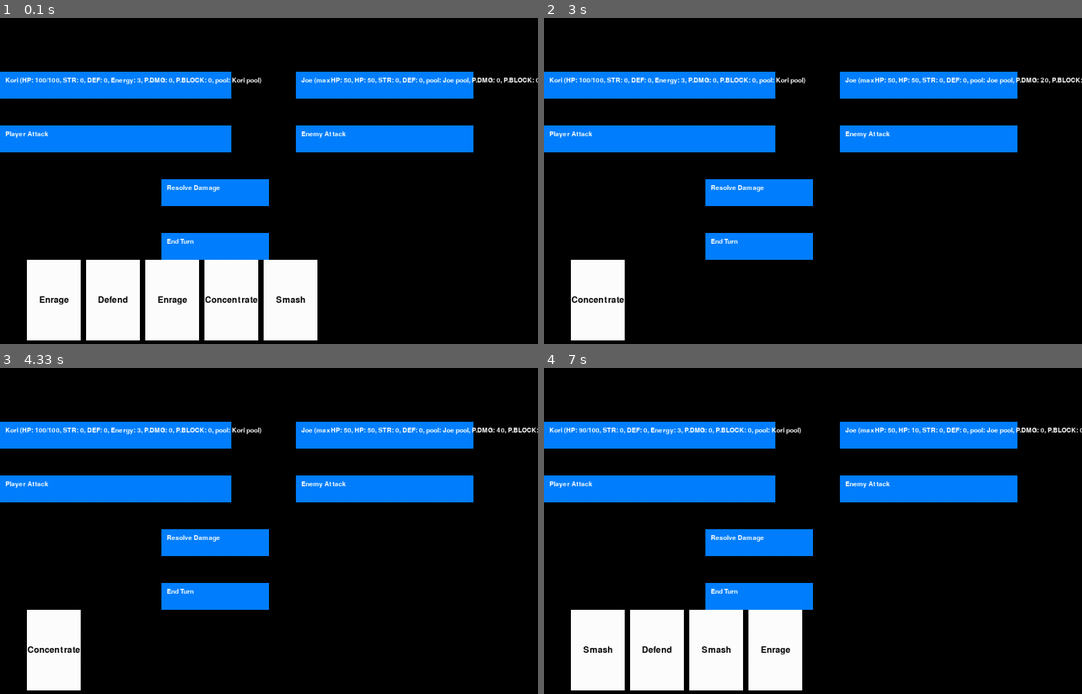
Above: before the commit, frames 1-4 (two rows, left to right).
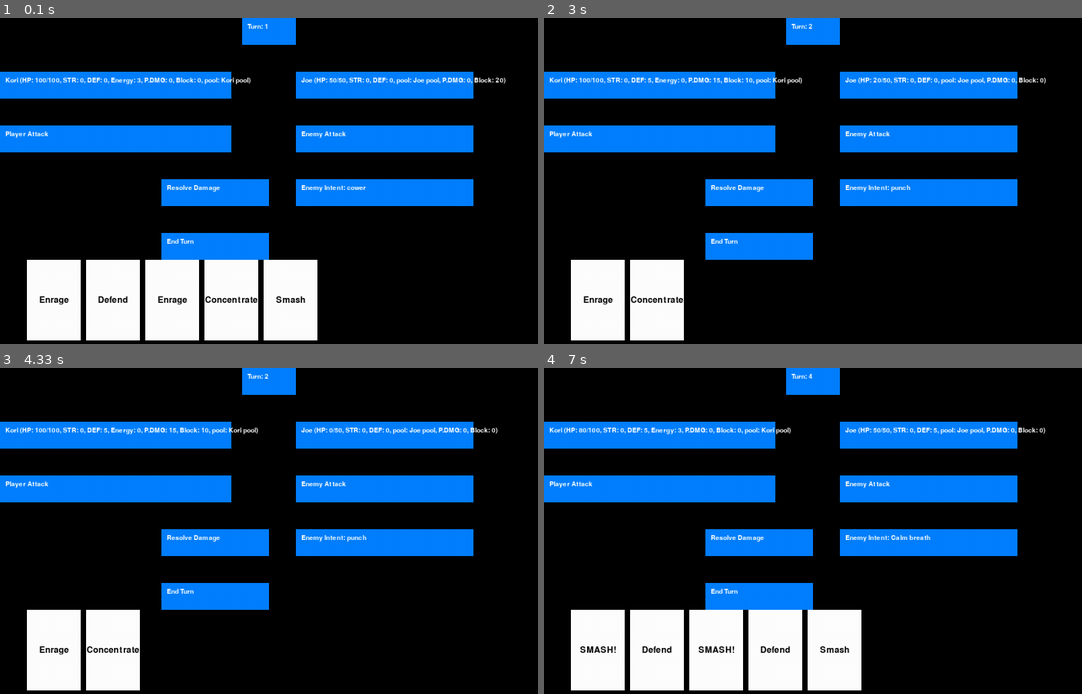
Above: after the commit, the same moments.

Repository: GiveMeToust/Smashing_Time
Game: pygame game, started from Smashing_Time.py
The game is run twice, just before and just after one commit, with the same random seed, the same clock (stepped at 60 frames per second) and the same inputs.
Inputs (mouse positions are in pixels of both pictures, inside the frame that each line leads up to):
- Up to frame 1 (0.1 s): no input
- Up to frame 2 (3 s): click (791, 252) at 0.38 s; click (813, 262) at 0.72 s; click (646, 334) at 1.05 s; click "Player Attack" at 1.38 s; click (683, 148) at 1.72 s; click "Concentrate" at 2.55 s; click "Enrage" at 2.88 s
- Up to frame 3 (4.33 s): click (64, 488) at 3.22 s; click "Player Attack" at 4.05 s
- Up to frame 4 (7 s): click (931, 478) at 4.38 s; click "Resolve Damage" at 5.22 s; click "End Turn" at 6.55 s; click "Defend" at 6.88 s

The runs differ from the first frame. In frame 1, 4.2% of the frame differs, in the area x 32-100%, y 0-58%; in frame 2, 6.8%; in frame 3, 6.8%; in frame 4, 7.1%, in the area x 6-100%, y 0-99%.

Commit message:
Update Smashing_Time.py

Diff:
--- a/Smashing_Time.py
+++ b/Smashing_Time.py
@@ -1,5 +1,6 @@
 import random
 from tkinter import font
+import copy
 import pygame
 import sys
 
@@ -14,7 +15,7 @@
 hand = []
 turn_count =  1
 
-print("hello world 2")
+print("hello world 5")
 
 
 
@@ -23,38 +24,42 @@
 
 
 class move:
-    def __init__(self, name, type, power):
+    def __init__(self, name, power, type, cost):
         self.name = name
+        self.power = power
         self.type = type
-        self.power = power
-
-    def __repr__(self):
-        return f"{self.name} (type: {self.type}, power: {self.power})"
+        self.cost = cost
+
+    def __repr__(self):
+        return f"{self.name} (type: {self.type}, power: {self.power}, cost: {self.cost})"
 
 
 Kori_pool = [
-    move("Smash", 10, "attack"),
-    move("Smash", 10, "attack"),
-    move("Smash", 10, "attack"),
-    move("Defend", 10, "defend"),
-    move("Defend", 10, "defend"),
-    move("Defend", 10, "defend"),
-    move("SMASH!", 20, "attack"),
-    move("Enrage", 5, "STR-up"),
-    move("Concentrate", 5, "DEF-up")
+    move("Smash", 10, "attack", 1),
+    move("Smash", 10, "attack", 1),
+    move("Smash", 10, "attack", 1),
+    move("Defend", 10, "defend", 1),
+    move("Defend", 10, "defend", 1),
+    move("Defend", 10, "defend", 1),
+    move("SMASH!", 25, "attack", 2),
+    move("Enrage", 5, "STR-up", 1),
+    move("Concentrate", 5, "DEF-up", 1)
 ]
 
 
 Joe_pool = [
-    move("punch", 15, "attack"),
-    move("punch", 15, "attack"),
-    move("cower", 20, "defend"),
-    move("cower", 20, "defend"),
-    move("Calm breath", 6, "DEF-up")
+    move("punch", 15, "attack", 999),
+    move("punch", 15, "attack", 999),
+    move("cower", 20, "defend", 999),
+    move("cower", 20, "defend", 999),
+    move("Calm breath", 5, "DEF-up", 999)
 ]
 
-
-
+Construct_pool = [
+    move("slam", 30, "attack", 999),
+    move("fortify", 30, "defend", 999),
+    move("construct", 10, "STR-up", 999),
+]
 
 
 
@@ -66,11 +71,13 @@
         self.name = name
         self.maxHP = maxHP
         self.HP = maxHP
+        self.start_STR = STR
+        self.start_DEF = DEF
         self.STR = STR
         self.DEF = DEF
         self.alive = True
         self.pending_damage = 0
-        self.pending_block = 0
+        self.block = 0
         self.pool = pool
         self.poolname = poolname
 
@@ -78,68 +85,105 @@
         return f"{self.name} (maxHP: {self.maxHP}, HP: {self.HP}, STR: {self.STR}, DEF: {self.DEF}, pool: {self.poolname})"
 
 
-    def take_damage(self):
-        if not self.alive:
-            print(f"{self.name} is fucking dead and cannot take more damage!")
-            return
-
-        damage_resolved =  self.pending_damage - self.pending_block
-        if damage_resolved < 0:
-            damage_resolved = 0
-
-        if self.pending_block > self.pending_damage:
-            self.pending_block = self.pending_damage #So that it would ONLY show how much damage was actually blocked
-
-        self.HP -= damage_resolved
-        self.pending_damage = 0
-        if self.HP <= 0:
-            self.alive = False
-            print(f"{self.name} has been defeated!")
-
-        print(f"{self.name} has received {damage_resolved} damage! ({self.pending_block} blocked)")
-
-        self.pending_block -= self.pending_damage
-        if self.pending_block < 0:
-            self.pending_block = 0
-
-
-
-
-
-
-
-
-
-
-
-
 
 
 class player(champion):
-    global Enemy
-
     def __init__(self, name, maxHP, STR, DEF, pool, poolname, MaxEnergy, drawNum):
         super().__init__(name, maxHP, STR, DEF, pool, poolname)
         self.MaxEnergy = MaxEnergy
         self.Energy = MaxEnergy
         self.drawNum = drawNum
 
-    def __repr__(self):
-        return f"{self.name} (HP: {self.HP}/{self.maxHP}, STR: {self.STR}, DEF: {self.DEF}, Energy: {self.Energy}, P.DMG: {self.pending_damage}, P.BLOCK: {self.pending_block}, pool: {self.poolname})"
+
+    def __repr__(self):
+        return f"{self.name} (HP: {self.HP}/{self.maxHP}, STR: {self.STR}, DEF: {self.DEF}, Energy: {self.Energy}, P.DMG: {self.pending_damage}, Block: {self.block}, pool: {self.poolname})"
 
     def make_hand(self,):
        return random.choices(self.pool, k=self.drawNum)
 
     def resolve_move(self, move):
 
+        if self.Energy < 1:
+            print("Not enough energy to play this move!")
+            return
+        self.Energy -= 1
+
+        hand.remove(card)  # Remove the played card from hand
+
         if move.type == "attack":
-            Enemy.pending_damage += move.power + self.STR
+            if Enemy.alive == False:
+                print(f"{Enemy.name} is already dead! Talk about beating a dead horse.")
+                return
+
+            given_damage = (move.power + self.STR) - (Enemy.block + Enemy.DEF)
+            if given_damage < 0:
+                given_damage = 0
+
+            Enemy.HP = Enemy.HP - given_damage
+
+            x=(f"{Enemy.name} took {given_damage} ({Enemy.block} block")
+            Enemy.block = Enemy.block - (move.power + self.STR)
+            if Enemy.block > 0:
+                x += f" {Enemy.block} block remaining!)"
+            else:
+                x += ")"
+                Enemy.block = 0
+
+            print(x)
+            given_damage = 0
+            x = ""
+
         elif move.type == "defend":
-            self.pending_block += move.power + self.DEF
+            self.block += move.power + self.DEF
         elif move.type == "STR-up":
             self.STR += move.power
         elif move.type == "DEF-up":
             self.DEF += move.power
+        else:
+            print("What the fuck kind of move is that? What is happening?! I am going insane!")
+            return
+
+        if Enemy.HP <= 0:
+            Enemy.alive = False
+        if Enemy.alive == False:
+            print(f"{Enemy.name} has been defeated!")
+            game.assign_new_enemy()
+            game.end_turn()
+
+    def take_damage(self):
+        if not self.alive:
+            print(f"{self.name} is fucking dead and cannot take more damage!")
+            return
+
+        damage_resolved = (self.pending_damage + Enemy.STR) - (self.block + self.DEF)
+        if damage_resolved < 0:
+            damage_resolved = 0
+
+        self.HP = self.HP - damage_resolved
+
+        x = (f"{self.name} took {damage_resolved} damage ({self.block} block")
+        self.block = self.block - (self.pending_damage + Enemy.STR)
+        if self.block > 0:
+            x += f" {self.block} block remaining!)"
+        else:
+            x += ")"
+            self.block = 0
+
+        print(x)
+        self.pending_damage = 0
+        damage_resolved = 0
+        x = ""
+
+
+
+
+        if self.HP <= 0:
+            self.alive = False
+            print(f"{self.name} has been defeated!")
+
+
+
+
 
 
 
@@ -151,7 +195,7 @@
 
 
 Kori = player("Kori", 100, 0, 0, Kori_pool, "Kori pool", 3, 5)
-Player = Kori
+Player = copy.deepcopy(Kori)
 
 
 
@@ -159,23 +203,37 @@
     def __init__(self, name, maxHP, STR, DEF, pool, poolname):
         super().__init__(name, maxHP, STR, DEF, pool, poolname)
 
-    def __repr__(self):
-        return f"{self.name} (maxHP: {self.maxHP}, HP: {self.HP}, STR: {self.STR}, DEF: {self.DEF}, pool: {self.poolname}, P.DMG: {self.pending_damage}, P.BLOCK: {self.pending_block})"
+
+
+    def __repr__(self):
+        return f"{self.name} (HP: {self.HP}/{self.maxHP}, STR: {self.STR}, DEF: {self.DEF}, pool: {self.poolname}, P.DMG: {self.pending_damage}, Block: {self.block})"
 
     def make_enemy_move(self):
         enemy_move = random.choice(self.pool)
+        self.enemy_move = enemy_move
         if enemy_move.type == "attack":
             Player.pending_damage += enemy_move.power + self.STR
         elif enemy_move.type == "defend":
-            self.pending_block += enemy_move.power + self.DEF
+            self.block += enemy_move.power + self.DEF
         elif enemy_move.type == "STR-up":
             self.STR += enemy_move.power
         elif enemy_move.type == "DEF-up":
             self.DEF += enemy_move.power
 
+        print(f"{self.name} used {enemy_move.name}!")
+
+
+
+
 
 Joe=enemy("Joe", 50, 0, 0, Joe_pool, "Joe pool")
-Enemy = Joe
+construct = enemy("Construct", 100, 0, 0, Construct_pool, "Construct pool")
+Enemy = copy.deepcopy(Joe)
+
+floor1 = [Joe, construct]
+
+
+
 
 
 
@@ -191,47 +249,57 @@
     def __repr__(self):
         return f"Game Loop (Player: {self.Player}, Enemy: {self.enemy})"
 
-def draw_button(screen, button_rect, text):     #button function
-    pygame.draw.rect(screen, (0, 128, 255), button_rect)  # color: blue
-    font = pygame.font.SysFont(None, 18)    #default font, size 18
-    text_surface = font.render(text, True, (255, 255, 255)) # text, anti-aliased, white
-    screen.blit(text_surface, (button_rect.x + 10, button_rect.y + 10))
-
-
-def draw_hand(screen, hand, start_x, start_y, card_width, card_height, spacing):
-    for i, card in enumerate(hand):
-        card_rect = pygame.Rect(start_x + i * (card_width + spacing), start_y, card_width, card_height)
-        pygame.draw.rect(screen, (255, 255, 255), card_rect)  # White card background
-        font = pygame.font.SysFont(None, 24)
-        text_surface = font.render(card.name, True, (0, 0, 0))  # Black text
-        text_rect = text_surface.get_rect(center=card_rect.center)
-        screen.blit(text_surface, text_rect)
-
-
-def end_turn():
-    global turn_count
-    global hand
-    global Player
-    global Enemy
-
-    print()
-    print(f"New turn, {turn_count}")
-    turn_count += 1
-
-    Player.take_damage()
-    Enemy.take_damage()
-
-    Enemy.make_enemy_move()
-    Player.Energy = Player.MaxEnergy
-
-
-    hand = Player.make_hand()
-
-    print(f"New hand: {hand}")
-    print()
-
-
-
+    def draw_button(self, screen, button_rect, text):     #button function
+        pygame.draw.rect(screen, (0, 128, 255), button_rect)  # color: blue
+        font = pygame.font.SysFont(None, 18)    #default font, size 18
+        text_surface = font.render(text, True, (255, 255, 255)) # text, anti-aliased, white
+        screen.blit(text_surface, (button_rect.x + 10, button_rect.y + 10))
+
+
+    def draw_hand(self,screen, hand, start_x, start_y, card_width, card_height, spacing):
+        for i, card in enumerate(hand):
+            card_rect = pygame.Rect(start_x + i * (card_width + spacing), start_y, card_width, card_height)
+            pygame.draw.rect(screen, (255, 255, 255), card_rect)  # White card background
+            font = pygame.font.SysFont(None, 24)
+            text_surface = font.render(card.name, True, (0, 0, 0))  # Black text
+            text_rect = text_surface.get_rect(center=card_rect.center)
+            screen.blit(text_surface, text_rect)
+
+
+    def assign_new_enemy(self):
+        global Enemy
+        if Enemy.alive == False:
+            print(f"{Enemy.name} has been defeated! A new enemy approaches!")
+            Enemy = copy.deepcopy(random.choice(floor1))
+            print(f"A wild {Enemy.name} appears!")
+
+
+    def end_turn(self):
+        global turn_count
+        global hand
+        global Player
+        global Enemy
+
+        print()
+        print(f"New turn, {turn_count}")
+        turn_count += 1
+
+        Player.block = 0
+        Enemy.block = 0
+
+        Player.take_damage()
+
+        Enemy.make_enemy_move()
+        Player.Energy = Player.MaxEnergy
+
+
+        hand = Player.make_hand()
+
+        print(f"New hand: {hand}")
+        print()
+
+
+game = gameloop(Player, Enemy)
 
 
 
@@ -246,6 +314,8 @@
 enemy_attack_square = pygame.Rect(550, 200, 330, 50)
 resolve_square = pygame.Rect(300, 300, 200, 50)
 end_turn_square = pygame.Rect(300, 400, 200, 50)
+enemy_intent = pygame.Rect(550, 300, 330, 50)
+turn_count_square = pygame.Rect(450, 0, 100, 50)
 
 
 
@@ -261,16 +331,19 @@
 
 
 
+enemy_move = Enemy.make_enemy_move()
 
 while True:
     screen.fill((0, 0, 0))
-    draw_button(screen, player_square, Player.__repr__())
-    draw_button(screen, enemy_square, Enemy.__repr__())
-    draw_button(screen, player_attack_square, "Player Attack")
-    draw_button(screen, enemy_attack_square, "Enemy Attack")
-    draw_button(screen, resolve_square, "Resolve Damage")
-    draw_button(screen, end_turn_square, "End Turn")
-    draw_hand(screen, hand, hand_start_x, hand_start_y, hand_card_width, hand_card_height, hand_spacing)
+    game.draw_button(screen, player_square, Player.__repr__())
+    game.draw_button(screen, enemy_square, Enemy.__repr__())
+    game.draw_button(screen, player_attack_square, "Player Attack")
+    game.draw_button(screen, enemy_attack_square, "Enemy Attack")
+    game.draw_button(screen, resolve_square, "Resolve Damage")
+    game.draw_button(screen, end_turn_square, "End Turn")
+    game.draw_hand(screen, hand, hand_start_x, hand_start_y, hand_card_width, hand_card_height, hand_spacing)
+    game.draw_button(screen, enemy_intent, f"Enemy Intent: {Enemy.enemy_move.name if hasattr(Enemy, 'enemy_move') else 'None'}")
+    game.draw_button(screen, turn_count_square, f"Turn: {turn_count}")
 
 
     for event in pygame.event.get():
@@ -281,8 +354,8 @@
             if player_attack_square.collidepoint(event.pos):
                 print()
                 print("Player Attack button clicked!")
-                Enemy.pending_damage += 10  # Example action
-                print(f"Enemy.pending_damage: {Enemy.pending_damage}")
+                Enemy.HP -= 10  # Example action
+                print(f"Enemy.HP: {Enemy.HP}")
 
             elif enemy_attack_square.collidepoint(event.pos):
                 print()
@@ -294,12 +367,11 @@
                 print()
                 print("Resolve Damage button clicked!")
                 Player.take_damage()
-                Enemy.take_damage()
 
             elif end_turn_square.collidepoint(event.pos):
                 print()
                 print("End Turn button clicked!")
-                end_turn()
+                game.end_turn()
 
 
             for i, card in enumerate(hand):
@@ -308,9 +380,8 @@
                     print()
                     print(f"Card {card.name} clicked!")
                     Player.resolve_move(card)
-                    hand.remove(card)  # Remove the played card from hand
                     print(f"Played {card}. New hand: {hand}")
-                    print(f"Enemy pending_damage: {Enemy.pending_damage}, Player pending_block: {Player.pending_block}")
+                    print(f"Enemy pending_damage: {Enemy.pending_damage}, Player block: {Player.block}")
                     break  # Exit loop after playing one card
 
 
